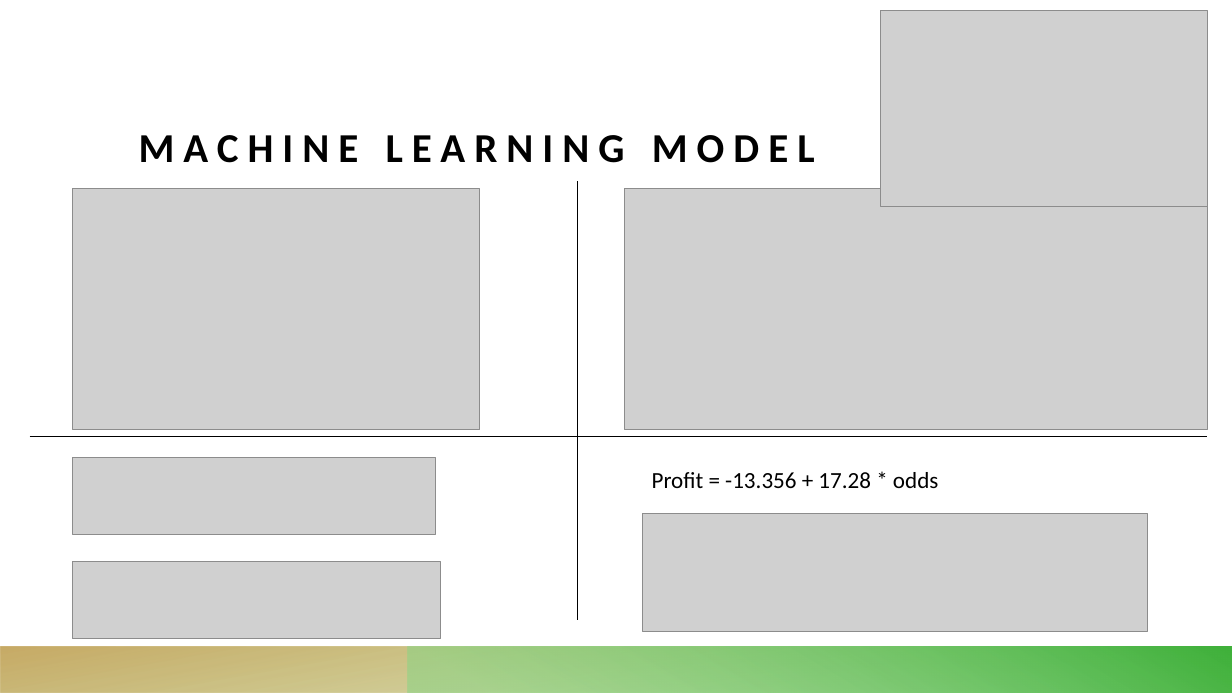
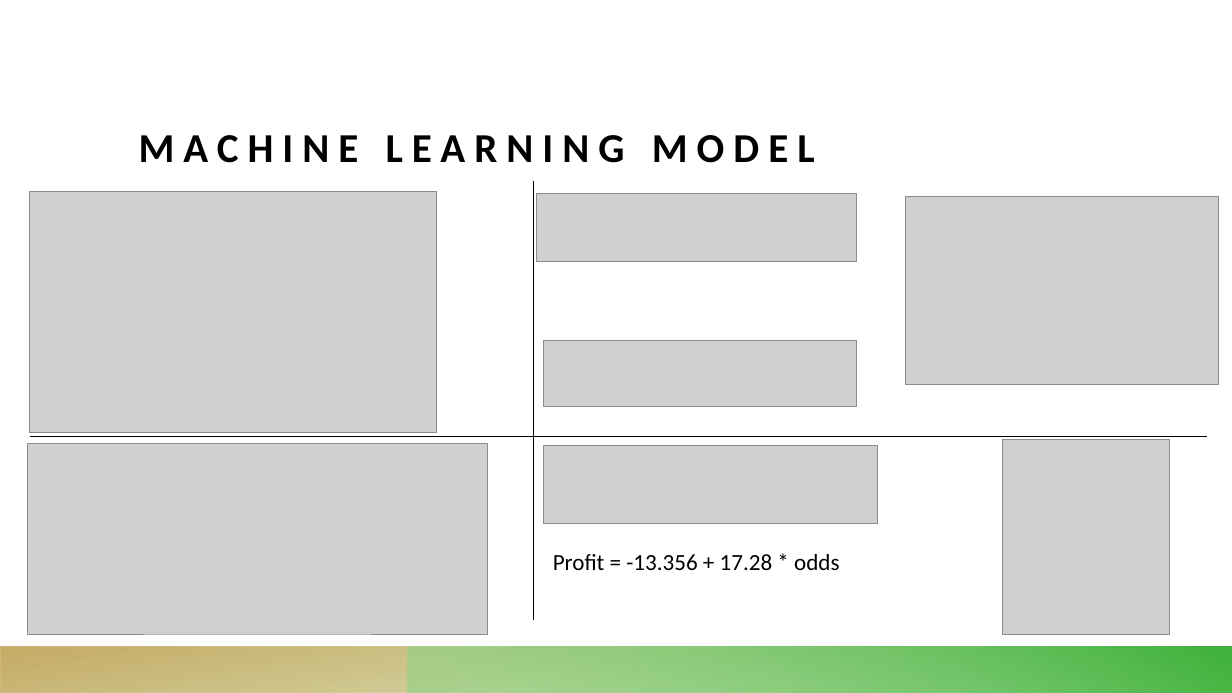
Before and after one commit to atpappa/FinalProject, a slide deck: slide 3 of Final project Presentation.pptx (slide 5 before the commit). Drawn at 1232x693 pixels with LibreOffice and Linux fonts; fonts in the diff are those of the drawing; grey boxes stand for pictures. Boxes give left, top, right and bottom in pixels: in the first picture for what was removed or moved away, otherwise in the second. Text is boxed around its words. In the diff, an @@ line names an element or a change of style, - is before the commit and + after.

```diff
--- a/Final project Presentation.pptx
+++ b/Final project Presentation.pptx
@@ picture: place and size @@
-picture at <box>72,189,479,430</box>
+picture at <box>30,191,436,433</box>
@@ line moved from (578, 181) - (578, 620) to (534, 181) - (534, 620) @@
@@ picture: place and size @@
-picture at <box>72,457,435,534</box>
+picture at <box>537,194,857,262</box>
@@ picture: place and size @@
-picture at <box>880,10,1207,207</box>
+picture at <box>906,197,1219,384</box>
@@ picture: place and size @@
-picture at <box>72,562,441,639</box>
+picture at <box>543,341,857,407</box>
@@ picture: place and size @@
-picture at <box>624,189,1207,430</box>
+picture at <box>28,444,487,634</box>
@@ picture: place and size @@
-picture at <box>642,514,1147,631</box>
+picture at <box>543,445,877,523</box>
@@ picture added at <box>1003,439,1169,634</box> @@
@@ text "Profit = -13.356 + 17.28 ...": place and size @@
-text "Profit = -13.356 + 17.28 ..." at <box>652,472,938,488</box>
+text "Profit = -13.356 + 17.28 ..." at <box>553,554,839,570</box>
```
Also in this commit, not shown: 2 other slides changed, 1 slide added.
